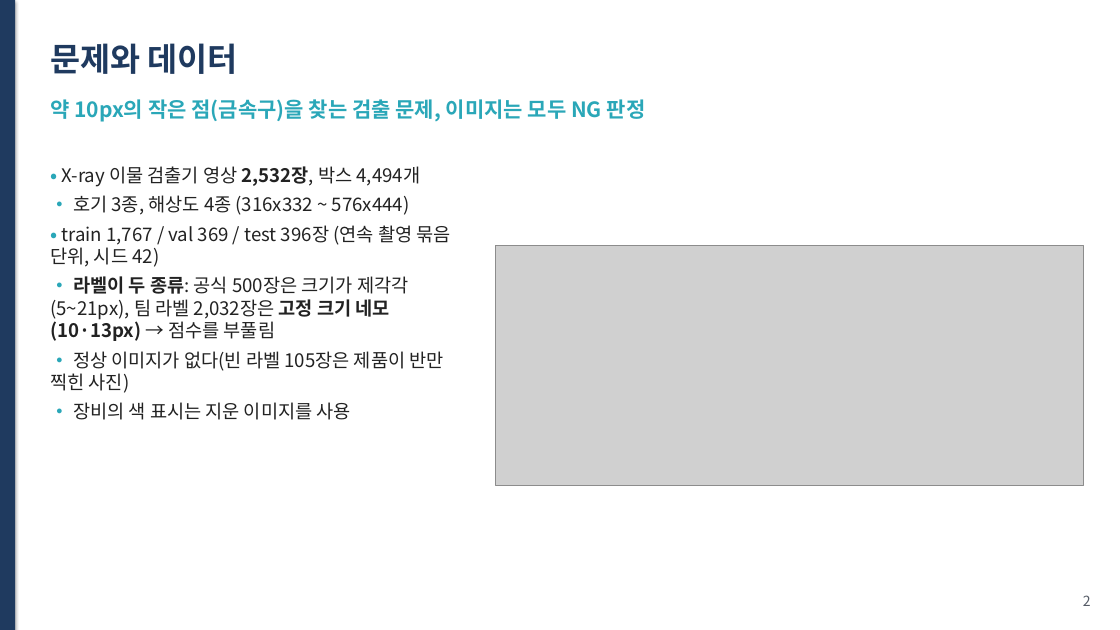
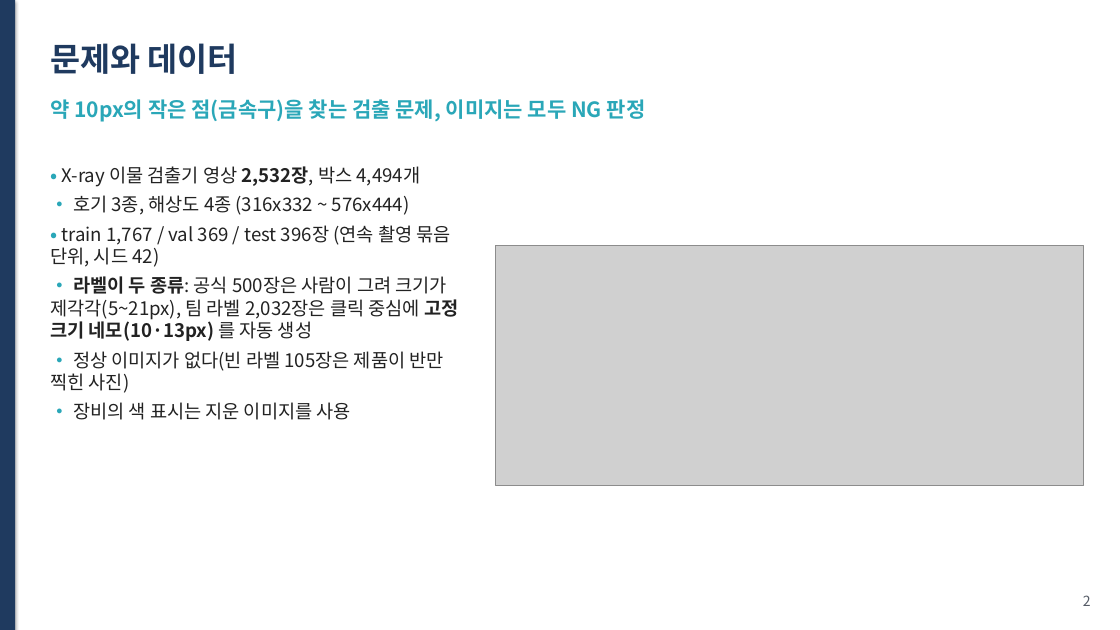
Before and after one commit to hmy7788/kamp_xray_detection, a slide deck: slide 2 of ppt/presentation.pptx. Drawn at 1120x630 pixels with LibreOffice and Linux fonts; fonts in the diff are those of the drawing; grey boxes stand for pictures. Boxes give left, top, right and bottom in pixels: in the first picture for what was removed or moved away, otherwise in the second. Text is boxed around its words. In the diff, an @@ line names an element or a change of style, - is before the commit and + after.

```diff
--- a/ppt/presentation.pptx
+++ b/ppt/presentation.pptx
@@ text at [50,276,458,341]: text changed @@
-• 라벨이 두 종류: 공식 500장은 크기가 제각각(5~21px), 팀 라벨 2,032장은 고정 크기 네모(10·13px) → 점수를 부풀림
+• 라벨이 두 종류: 공식 500장은 사람이 그려 크기가 제각각(5~21px), 팀 라벨 2,032장은 클릭 중심에 고정 크기 네모(10·13px) 를 자동 생성
```
Also in this commit, not shown: 16 other slides changed, 4 slides added, 1 slide removed, 6 other files.
